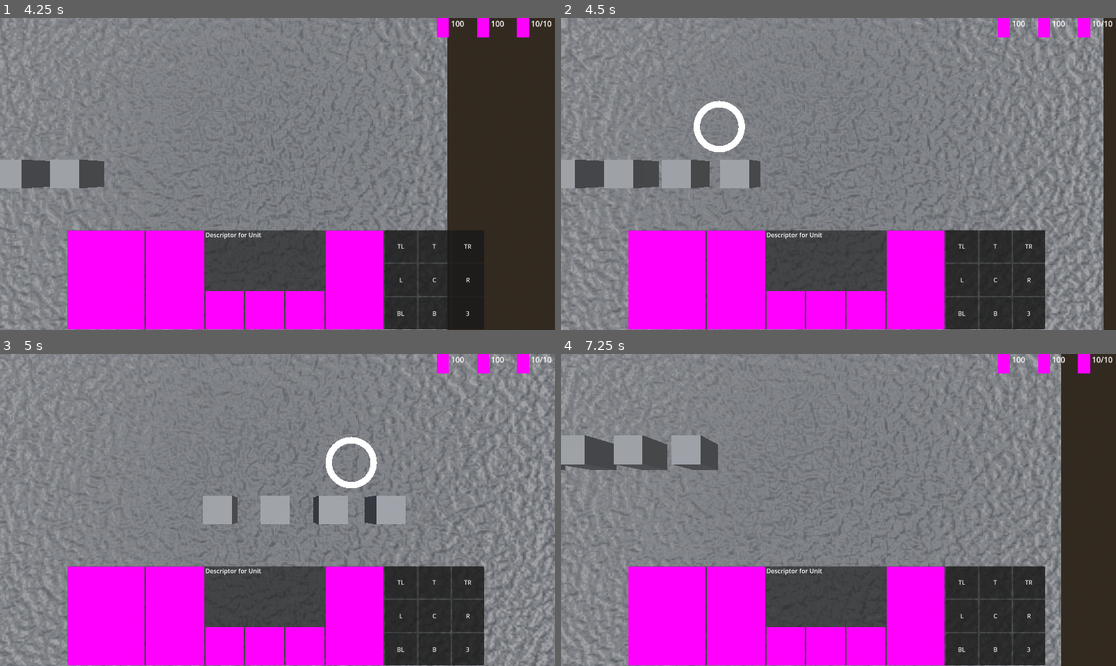
Above: before the commit, frames 1-4 (two rows, left to right).
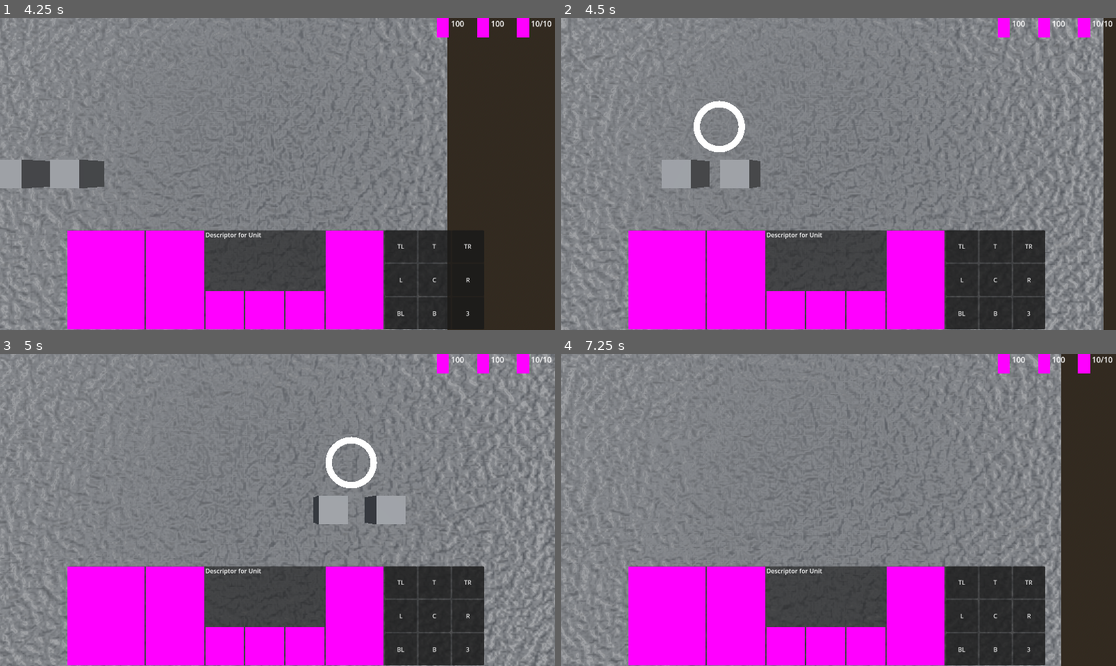
Above: after the commit, the same moments.

Repository: MichaelMacha/FakeCraft
Game: Godot game, scene res://map.tscn
Same seed, same stepped clock (60 frames per second), same inputs: the game is played once before the commit and once after it.
Inputs (mouse positions are in pixels of both pictures, inside the frame that each line leads up to):
- Up to frame 1 (4.25 s): move the mouse to (399, 158) at 0.52 s; hold D (east) 0.53-1.28 s; right-click (399, 158) at 0.6 s; move the mouse to (166, 189) at 1.27 s; hold S (south) 1.28-2.03 s; right-click (166, 189) at 1.35 s; move the mouse to (333, 105) at 2.02 s; hold D (east) 2.03-2.78 s; hold Shift (append) 2.03-2.78 s; right-click (333, 105) at 2.3 s; move the mouse to (249, 236) at 2.77 s; hold W (north) 2.78-3.53 s; click (249, 236) at 2.85 s; right-click (249, 236) at 3.05 s; move the mouse to (444, 220) at 3.52 s; hold A (west) from 3.53 s (still down); right-click (444, 220) at 3.6 s
- Up to frame 2 (4.5 s): keep holding A (west); move the mouse to (672, 127) at 4.27 s; right-click (672, 127) at 4.35 s
- Up to frame 3 (5 s): keep holding A (west)
- Up to frame 4 (7.25 s): move the mouse to (866, 510) at 5.02 s; release A (west) at 5.03 s; hold S (south) 5.03-5.78 s; hold Shift (append) 5.03-5.78 s; right-click (866, 510) at 5.3 s; move the mouse to (755, 432) at 5.77 s; hold D (east) 5.78-6.53 s; click (755, 432) at 5.85 s; right-click (755, 432) at 6.05 s; move the mouse to (960, 494) at 6.52 s; hold W (north) from 6.53 s (still down); right-click (960, 494) at 6.6 s

Frame 1 is identical in both runs. In frame 2, 1.4% of the frame differs, in the area x 0-18%, y 45-55%; in frame 3, 1.0%; in frame 4, 2.6%, in the area x 0-29%, y 26-38%.

Commit message:
Added entity death with appropriate signal
To destroy any unit, simply call its kill_unit function. This will have
to be expanded along for buildings, too.

Diff:
--- /dev/null
+++ b/all_factions.gd
@@ -0,0 +1,13 @@
+## Manages elements critical to all factions, such as the death of a unit or a
+## potential failure/success event
+
+class_name AllFactions extends Node
+
+func remove_entity(entity : Entity):
+	for faction in get_children():
+		if faction.units.has(entity):
+			faction.units.erase(entity)
+
+	for faction in get_children():
+		#TODO: This should be a call to activate a success/failure overlay
+		print(Faction.MissionStatus.keys()[faction.status])
--- a/entity.gd
+++ b/entity.gd
@@ -3,6 +3,7 @@
 class_name Entity extends CharacterBody3D
 
 signal request_update_ui
+signal entity_destroyed(entity : Entity)
 
 @export var selection_glow : Node3D
 
@@ -19,3 +20,4 @@
 
 func _ready() -> void:
 	request_update_ui.connect($/root/Map/UI._trigger_update_ui)
+	entity_destroyed.connect($/root/Map/Factions.remove_entity)
--- a/faction.gd
+++ b/faction.gd
@@ -22,7 +22,7 @@
 }
 
 ## Preconditions for success; if any of these return false, mission is failed
-var preconditions : Array[Callable] = []
+var preconditions : Array[Callable] = [func(): return units.size() > 0]
 
 ## Conditions for victory; not having these return true means that victory is
 ## still TBD; but if they all return true, mission is a success
@@ -32,16 +32,12 @@
 
 var status : MissionStatus = MissionStatus.TO_BE_DETERMINED:
 	get():
-		print(preconditions.all(func(f): return f.call()))
-		#print(conditions.reduce(func(r, c): return c.call() and r))
-		#if not preconditions.reduce(func(r, c): return c.call() and r):
-			#return MissionStatus.FAILURE
 		if not preconditions.all(func(f): return f.call()):
 			return MissionStatus.FAILURE
 
-		#if conditions.reduce(func(r, c): return c.call() and r):
 		if conditions.all(func(f): return f.call()):
 			return MissionStatus.SUCCESS
+
 		return MissionStatus.TO_BE_DETERMINED
 
 func has_entity(entity : Entity) -> bool:
@@ -49,3 +45,9 @@
 
 func _ready() -> void:
 	print(MissionStatus.keys()[status])
+
+func update_unit_list() -> void:
+	for unit in units:
+		print(is_instance_valid(unit), " and ", unit.is_inside_tree())
+
+	units = units.filter(func(u : Node): return is_instance_valid(u) and u.is_inside_tree())
--- a/map.tscn
+++ b/map.tscn
@@ -1,9 +1,10 @@
-[gd_scene load_steps=41 format=3 uid="uid://ck4jnk1x4gnvi"]
+[gd_scene load_steps=42 format=3 uid="uid://ck4jnk1x4gnvi"]
 
 [ext_resource type="Script" path="res://addons/interpolated_camera_3d/interpolated_camera_3d.gd" id="1_3cjf3"]
 [ext_resource type="PackedScene" uid="uid://cr6iqt6jwce6w" path="res://faction.tscn" id="1_5l6ll"]
 [ext_resource type="Script" path="res://camera_3d.gd" id="1_a503m"]
 [ext_resource type="Script" path="res://mouse.gd" id="1_dekkv"]
+[ext_resource type="Script" path="res://all_factions.gd" id="1_g7o8u"]
 [ext_resource type="PackedScene" uid="uid://var48o5v7a4b" path="res://mouse_behavior.tscn" id="2_ywiym"]
 [ext_resource type="PackedScene" uid="uid://dvigv751thglq" path="res://walk_behavior.tscn" id="3_77fxa"]
 [ext_resource type="Script" path="res://ui.gd" id="3_vm6ea"]
@@ -130,8 +131,10 @@
 [node name="Map" type="Node3D"]
 
 [node name="Factions" type="Node" parent="."]
-
-[node name="Faction" parent="Factions" instance=ExtResource("1_5l6ll")]
+script = ExtResource("1_g7o8u")
+
+[node name="Faction" parent="Factions" node_paths=PackedStringArray("units") instance=ExtResource("1_5l6ll")]
+units = [NodePath("../../Units/Unit"), NodePath("../../Units/Unit2"), NodePath("../../Units/Unit3"), NodePath("../../Units/Unit4")]
 
 [node name="Mouse" type="Node3D" parent="."]
 script = ExtResource("1_dekkv")
@@ -145,14 +148,34 @@
 
 [node name="Unit" parent="Units" instance=ExtResource("4_o6v8m")]
 
+[node name="Timer" type="Timer" parent="Units/Unit"]
+wait_time = 3.0
+one_shot = true
+autostart = true
+
 [node name="Unit2" parent="Units" instance=ExtResource("4_o6v8m")]
 transform = Transform3D(1, 0, 0, 0, 1, 0, 0, 0, 1, 2, 0, 0)
 
+[node name="Timer" type="Timer" parent="Units/Unit2"]
+wait_time = 4.0
+one_shot = true
+autostart = true
+
 [node name="Unit3" parent="Units" instance=ExtResource("4_o6v8m")]
 transform = Transform3D(1, 0, 0, 0, 1, 0, 0, 0, 1, 4, 0, 0)
 
+[node name="Timer" type="Timer" parent="Units/Unit3"]
+wait_time = 5.0
+one_shot = true
+autostart = true
+
 [node name="Unit4" parent="Units" instance=ExtResource("4_o6v8m")]
 transform = Transform3D(1, 0, 0, 0, 1, 0, 0, 0, 1, 6, 0, 0)
+
+[node name="Timer" type="Timer" parent="Units/Unit4"]
+wait_time = 6.0
+one_shot = true
+autostart = true
 
 [node name="Level Floor" type="StaticBody3D" parent="."]
 collision_layer = 3
@@ -373,3 +396,8 @@
 text = "3
 "
 expand_icon = true
+
+[connection signal="timeout" from="Units/Unit/Timer" to="Units/Unit" method="kill_unit"]
+[connection signal="timeout" from="Units/Unit2/Timer" to="Units/Unit2" method="kill_unit"]
+[connection signal="timeout" from="Units/Unit3/Timer" to="Units/Unit3" method="kill_unit"]
+[connection signal="timeout" from="Units/Unit4/Timer" to="Units/Unit4" method="kill_unit"]
--- a/unit.gd
+++ b/unit.gd
@@ -22,7 +22,6 @@
 var move_queue : Array[Vector3] #\
 	#Debug list:
 	#= [Vector3(12.0, 0.0, 12.0), Vector3(12.0, 0.0, -12.0), Vector3(0.0, 0.0, 0.0)]
-
 
 @onready var ui : UI = $"/root/Map/UI"
 
@@ -72,3 +71,7 @@
 func _on_navigation_agent_3d_velocity_computed(safe_velocity: Vector3) -> void:
 	velocity = safe_velocity
 	move_and_slide()
+
+func kill_unit() -> void:
+	entity_destroyed.emit(self)
+	queue_free()
